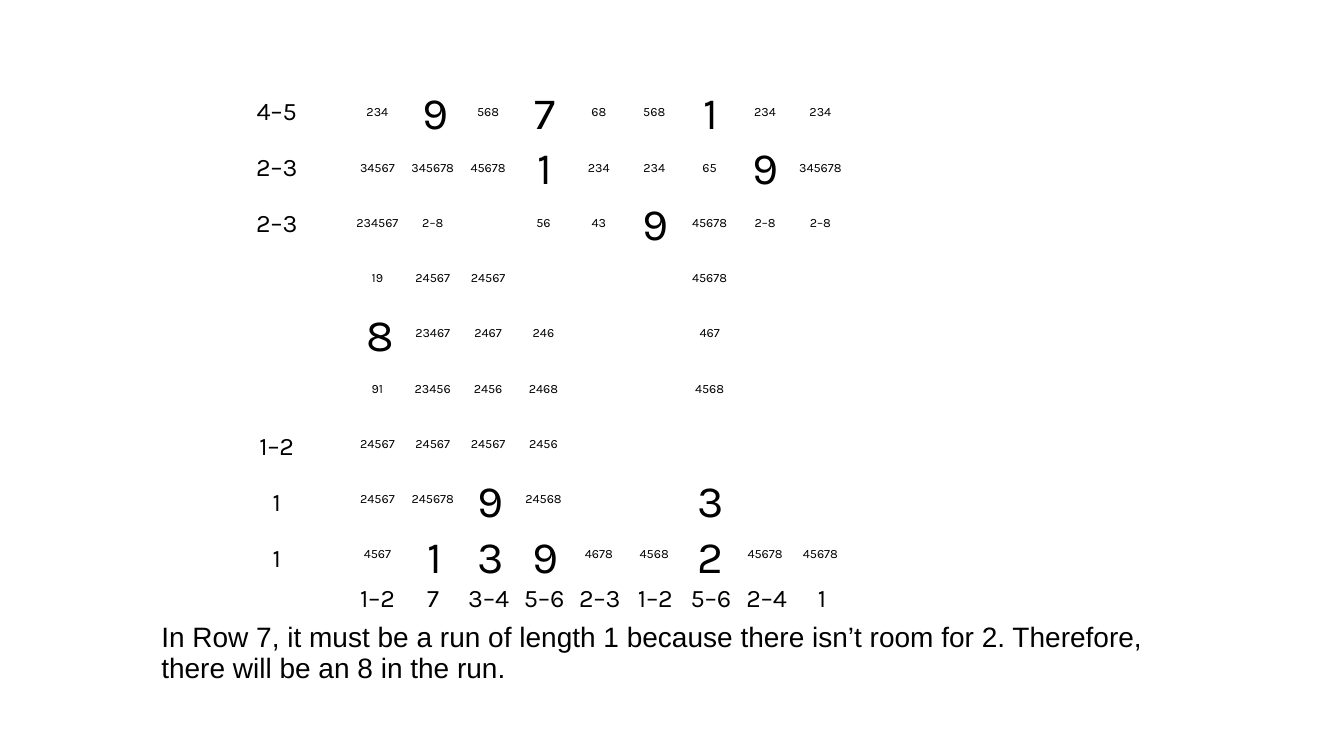
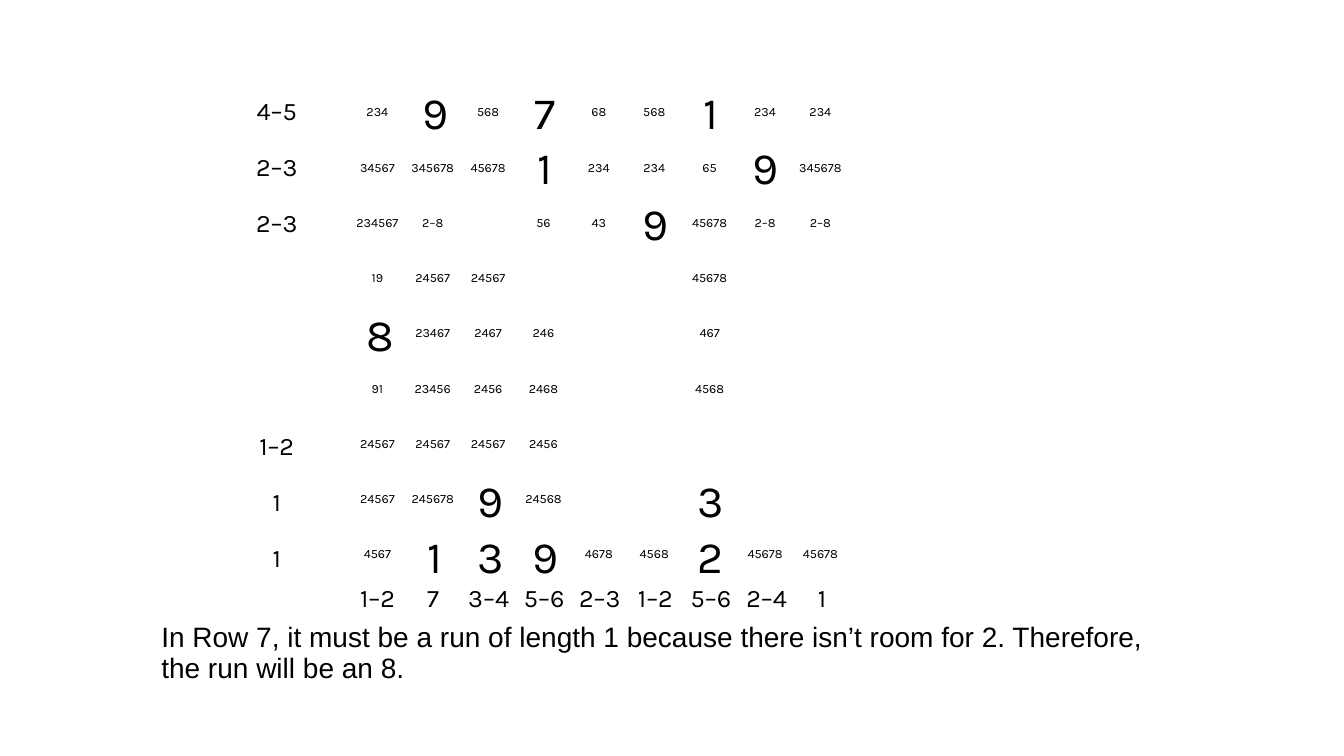
Before and after one commit to jhardis/WSJ_Number_Puzzles, a slide deck: slide 21 of 20260321_2.pptx (slide 20 before the commit). Drawn at 1344x756 pixels with LibreOffice and Linux fonts; fonts in the diff are those of the drawing; background and template pictures are left out. Boxes give left, top, right and bottom in pixels: in the first picture for what was removed or moved away, otherwise in the second. Text is boxed around its words. In the diff, an @@ line names an element or a change of style, - is before the commit and + after.

```diff
--- a/20260321_2.pptx
+++ b/20260321_2.pptx
@@ text at [161,626,1141,679]: text changed @@
-In Row 7, it must be a run of length 1 because there isn’t room for 2. Therefore, there will be an 8 in the run.
+In Row 7, it must be a run of length 1 because there isn’t room for 2. Therefore, the run will be an 8.
```
Also in this commit, not shown: 14 other slides changed, 1 slide added, 1 other file.
